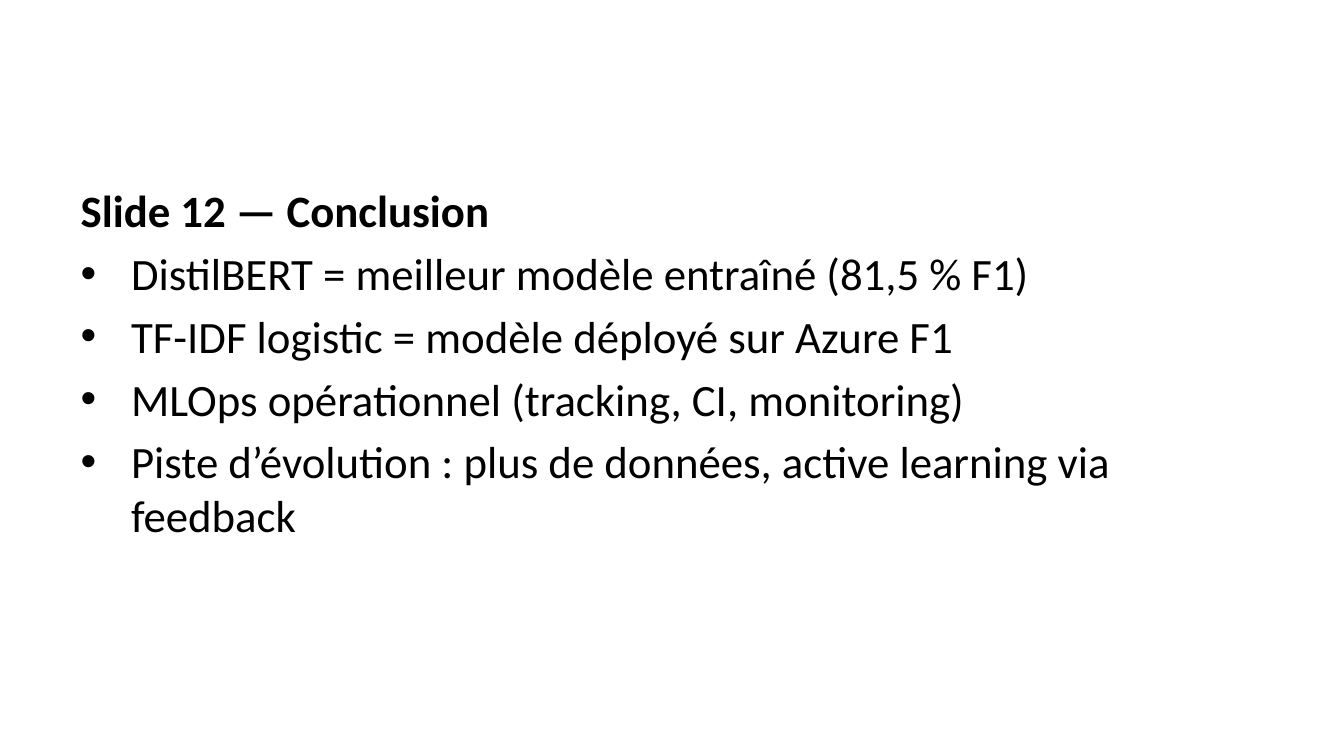
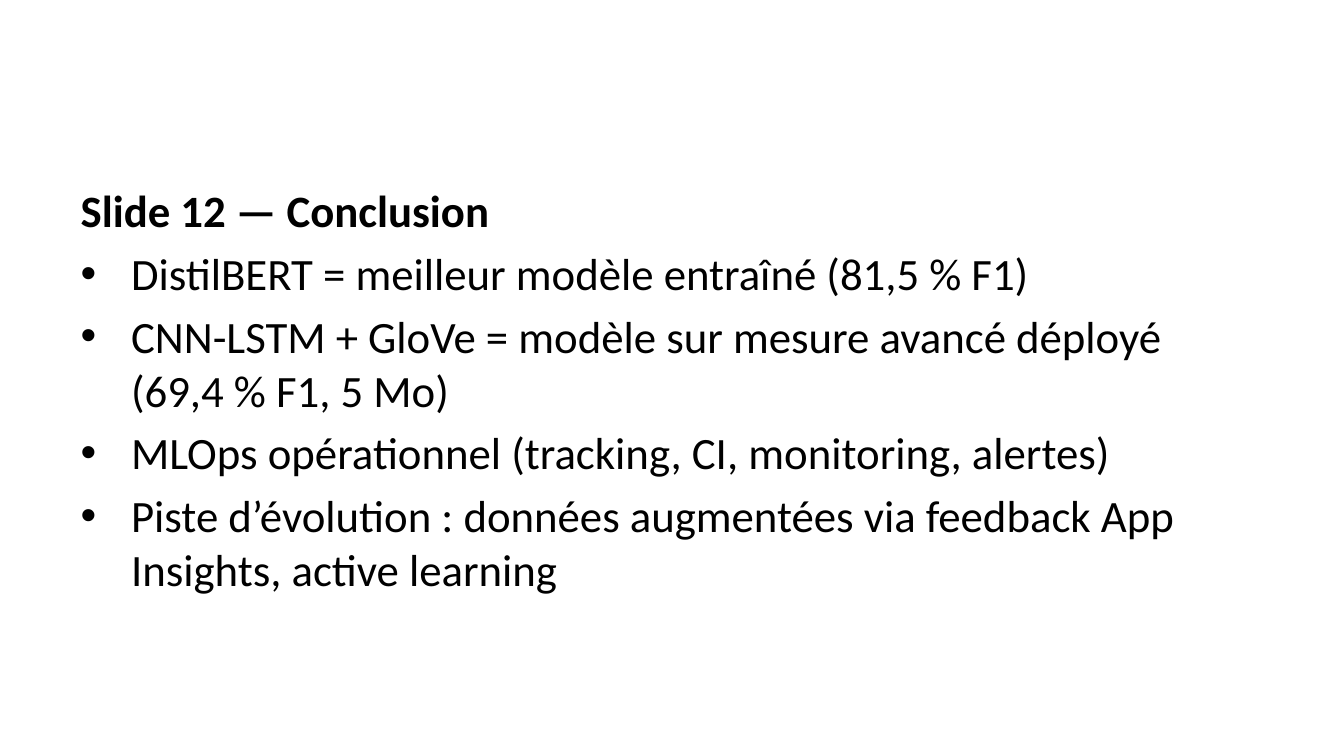
Before and after one commit to molly-muffin/P7_OC_AirParadis, a slide deck: slide 14 of docs/presentation.pptx. Drawn at 1344x756 pixels with LibreOffice and Linux fonts; fonts in the diff are those of the drawing. Boxes give left, top, right and bottom in pixels: in the first picture for what was removed or moved away, otherwise in the second. Text is boxed around its words. In the diff, an @@ line names an element or a change of style, - is before the commit and + after.

```diff
--- a/docs/presentation.pptx
+++ b/docs/presentation.pptx
@@ text at <box>131,322,1174,594</box>: text changed @@
-• TF-IDF logistic = modèle déployé sur Azure F1
-• MLOps opérationnel (tracking, CI, monitoring)
-• Piste d’évolution : plus de données, active learning via feedback
+• CNN-LSTM + GloVe = modèle sur mesure avancé déployé (69,4 % F1, 5 Mo)
+• MLOps opérationnel (tracking, CI, monitoring, alertes)
+• Piste d’évolution : données augmentées via feedback App Insights, active learning
```
Also in this commit, not shown: 1 other slide changed, 14 other files.
